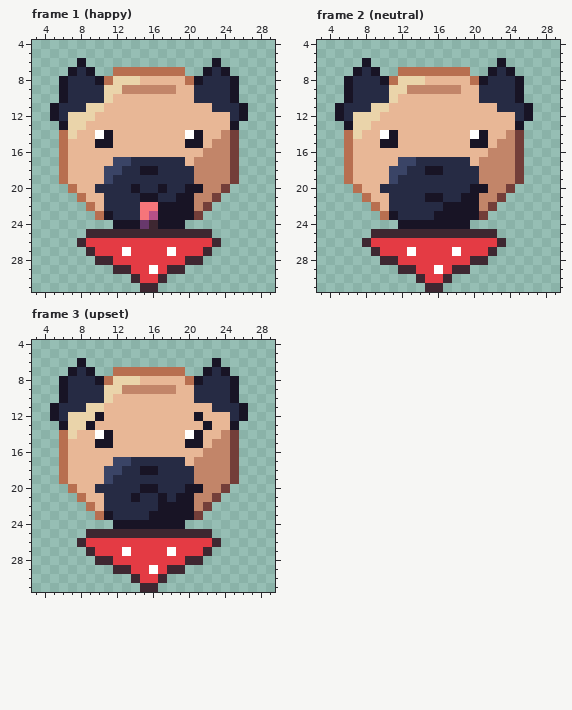
Two states of a pixel-art file, art/dogs/face-dog-nugget.aseprite. That is the earlier state.
32x32 pixels, 3 frames. Shown: frame 1 (happy): x 3..29, y 4..31; frame 2 (neutral): x 3..29, y 4..31; frame 3 (upset): x 3..29, y 4..31.
After the commit:
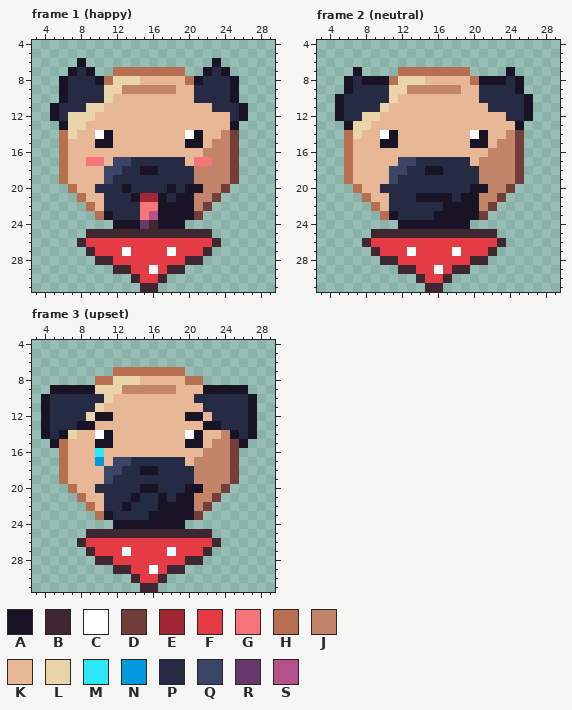
Palette (. is transparent): A #181425  B #3e2731  C #ffffff  D #733e39  E #a22633  F #e43b44  G #f6757a  H #b86f50  J #c28569  K #e8b796  L #ead4aa  M #2ce8f5  N #0099db  P #262b44  Q #3a4466  R #68386c  S #b55088
Difference:
--- frame 1 (happy)
@@ x 7..24 @@
 16 KKKKKKKKKKKKKKKJJJ
-17 KKKKKQQPPPPPPKJJJJ
+17 KKGGKQQPPPPPPKGGJJ
 18 KKKKQQPPAAPPPPJJJJ
 19 KKKKQPPPPPPPPPJJJJ
-20 HKKPPPPAPPAPPAAJJD
-21 .HKKPPPPAAPPAAJJD.
+20 HKKPPPAPPPPAPAAJJD
+21 .HKKPPPAEEAPAAJJD.
 22 ..HKPPPPGGAAAAJD..
--- frame 2 (neutral)
@@ x 3..29 @@
  5 ...........................
- 6 .....A..............A......
- 7 ....APA..HHHHHHHH..APA.....
- 8 ...APPPAHLLLKKKKKHAPPPA....
+ 6 ...........................
+ 7 ....A....HHHHHHHH....A.....
+ 8 ...APAAAHLLLKKKKKHAAAPA....
  9 ...APPPPLLJJJJJJKKPPPPA....
-10 ...APPPPLKKKKKKKKKPPPPA....
-11 ..APPPLLKKKKKKKKKKKKPPPA...
-12 ..APLLLKKKKKKKKKKKKKKKPA...
+10 ..APPPPPLKKKKKKKKKPPPPPA...
+11 ..APPPPLKKKKKKKKKKKPPPPA...
+12 ..APPLLKKKKKKKKKKKKKKPPA...
 13 ...ALLKKKKKKKKKKKKKKKKA....
@@ x 12..19 @@
 20 PPPPPPPP
-21 PPPAAPPA
+21 PPAAAAPA
 22 PPPPPAAA
--- frame 3 (upset)
@@ x 3..29 @@
  5 ...........................
- 6 .....A..............A......
- 7 ....APA..HHHHHHHH..APA.....
- 8 ...APPPAHLLLKKKKKHAPPPA....
- 9 ...APPPPLLJJJJJJKKPPPPA....
-10 ...APPPPLKKKKKKKKKPPPPA....
-11 ..APPPLLKKKKKKKKKKKKPPPA...
-12 ..APLLLAKKKKKKKKKKAKKKPA...
-13 ...ALLAKKKKKKKKKKKKAKKA....
-14 ...HLKKCAKKKKKKKKCAKKJD....
-15 ...HKKKAAKKKKKKKKAAKJJD....
-16 ...HKKKKKKKKKKKKKKKJJJD....
-17 ...HKKKKKQQPPPPPPKJJJJD....
+ 6 ...........................
+ 7 .........HHHHHHHH..........
+ 8 .......HHLLLKKKKKHH........
+ 9 ..AAAAALLLJJJJJJKKKAAAAA...
+10 .APPPPPPLKKKKKKKKKPPPPPPA..
+11 .APPPPPLKKKKKKKKKKKPPPPPA..
+12 .APPPPLAAKKKKKKKKAAKPPPPA..
+13 .APPPAAKKKKKKKKKKKKAAPPPA..
+14 .APALKKCAKKKKKKKKCAKKJAPA..
+15 ..AHKKKAAKKKKKKKKAAKJJDA...
+16 ...HKKKMKKKKKKKKKKKJJJD....
+17 ...HKKKNKQQPPPPPPKJJJJD....
 18 ...HKKKKQQPPAAPPPPJJJJD....
@@ x 11..15 @@
 21 PPPAP
-22 PPPPP
+22 PPAPP
 23 APPPP
Where, in picture pixels (left, top, right, bottom), the same in both pictures:
changed: (86, 157, 212, 202)
changed: (335, 58, 380, 121)
changed: (488, 58, 533, 121)
changed: (416, 193, 452, 202)
changed: (41, 358, 113, 466)
changed: (185, 358, 257, 448)
changed: (122, 502, 131, 511)
